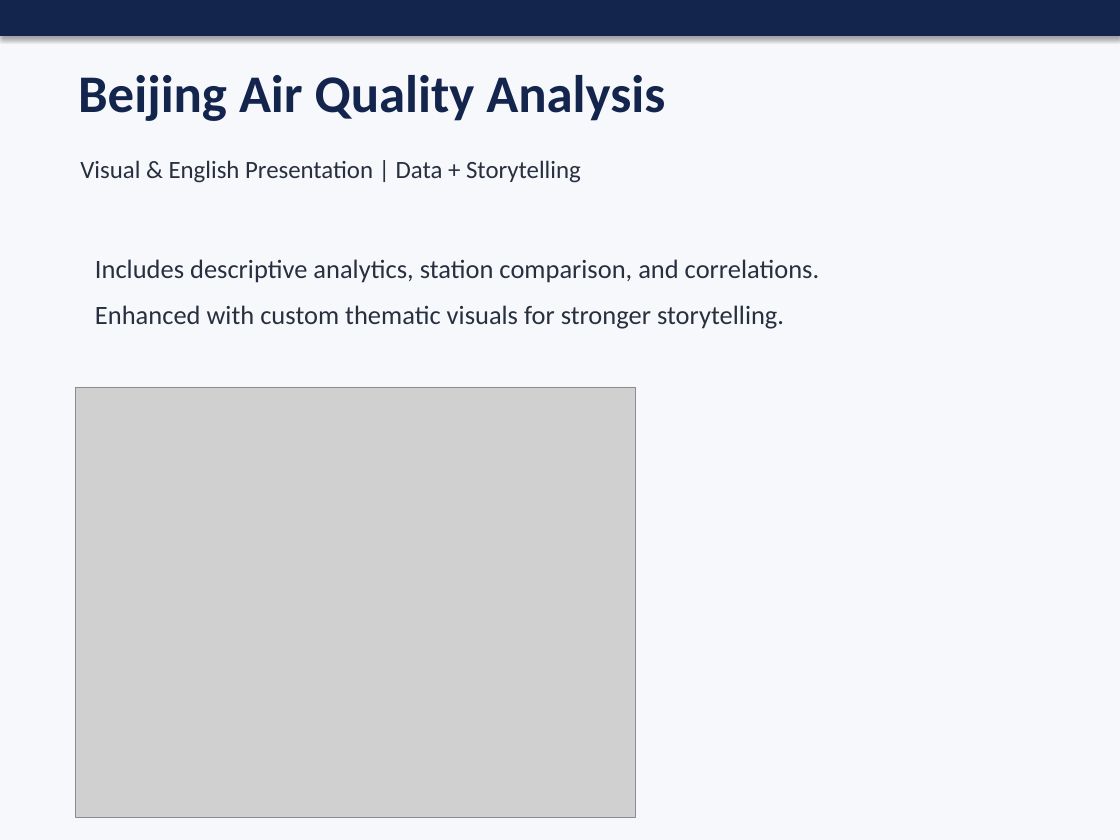
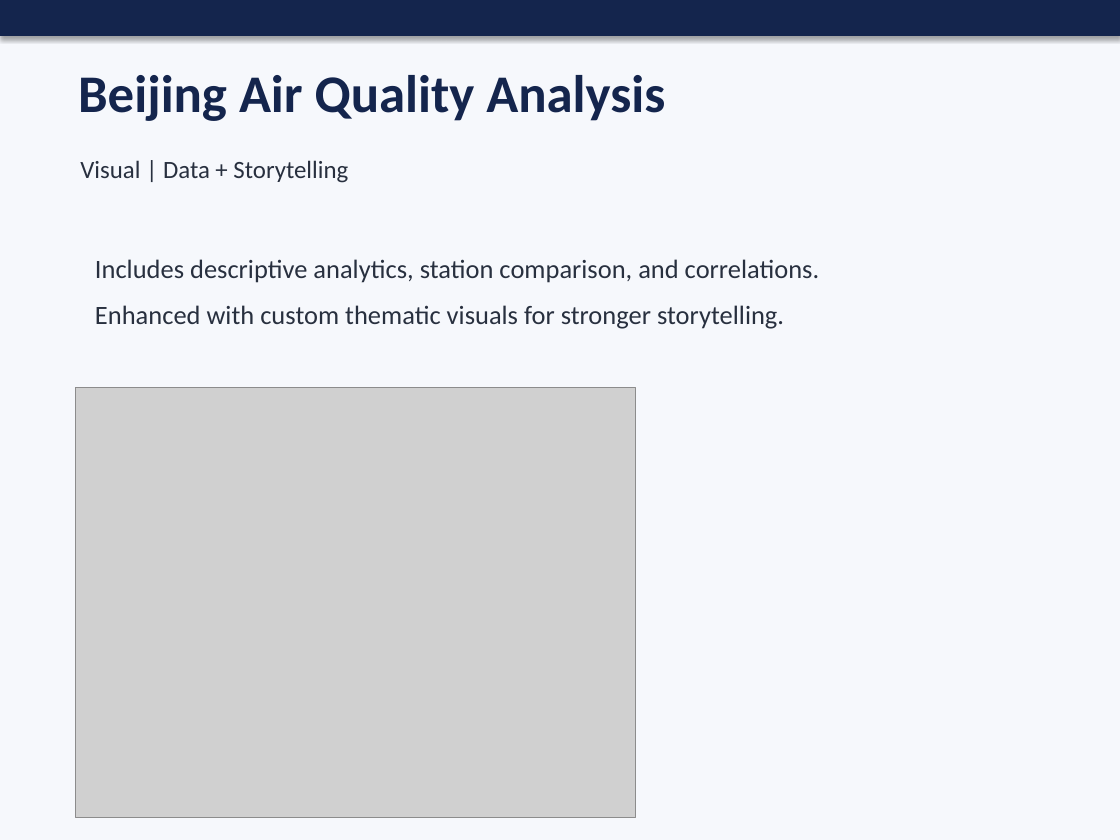
Before and after one commit to Mason-MSE/data_analysis, a slide deck: slide 1 of Beijing Air Pollution.pptx. Drawn at 1120x840 pixels with LibreOffice and Linux fonts; fonts in the diff are those of the drawing; grey boxes stand for pictures. Boxes give left, top, right and bottom in pixels: in the first picture for what was removed or moved away, otherwise in the second. Text is boxed around its words. In the diff, an @@ line names an element or a change of style, - is before the commit and + after.

Commit message:
Re-submit Beijing Air Pollution.pptx

```diff
--- a/Beijing Air Pollution.pptx
+++ b/Beijing Air Pollution.pptx
@@ text at (x1=80, y1=160, x2=348, y2=183): text changed @@
-Visual & English Presentation | Data + Storytelling
+Visual | Data + Storytelling
```
